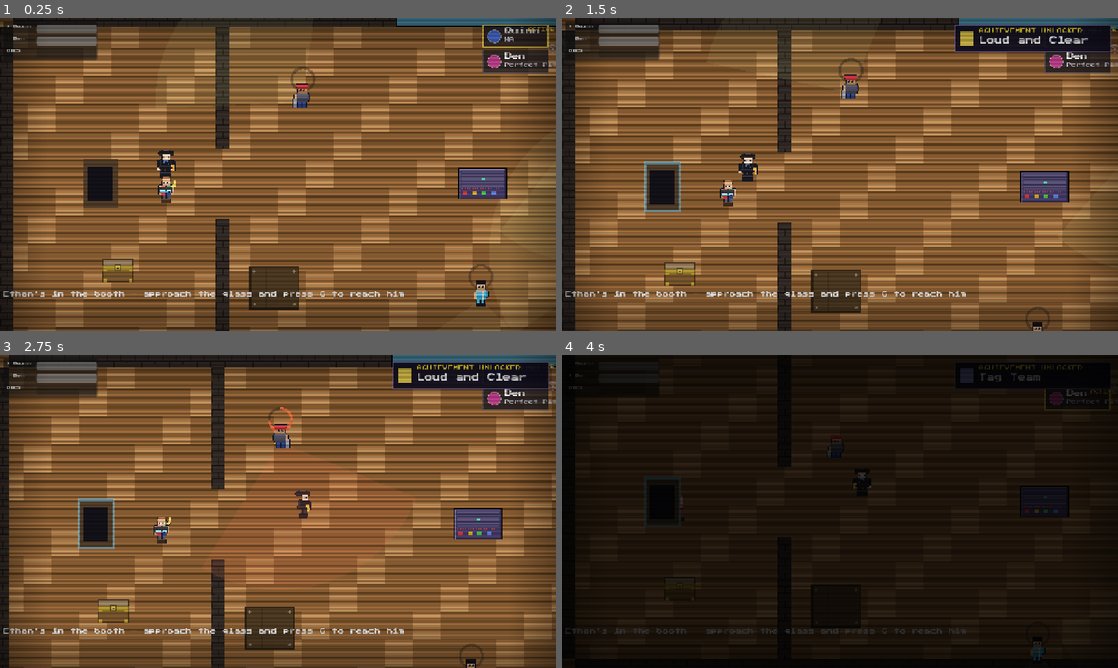
Above: before the commit, frames 1-4 (two rows, left to right).
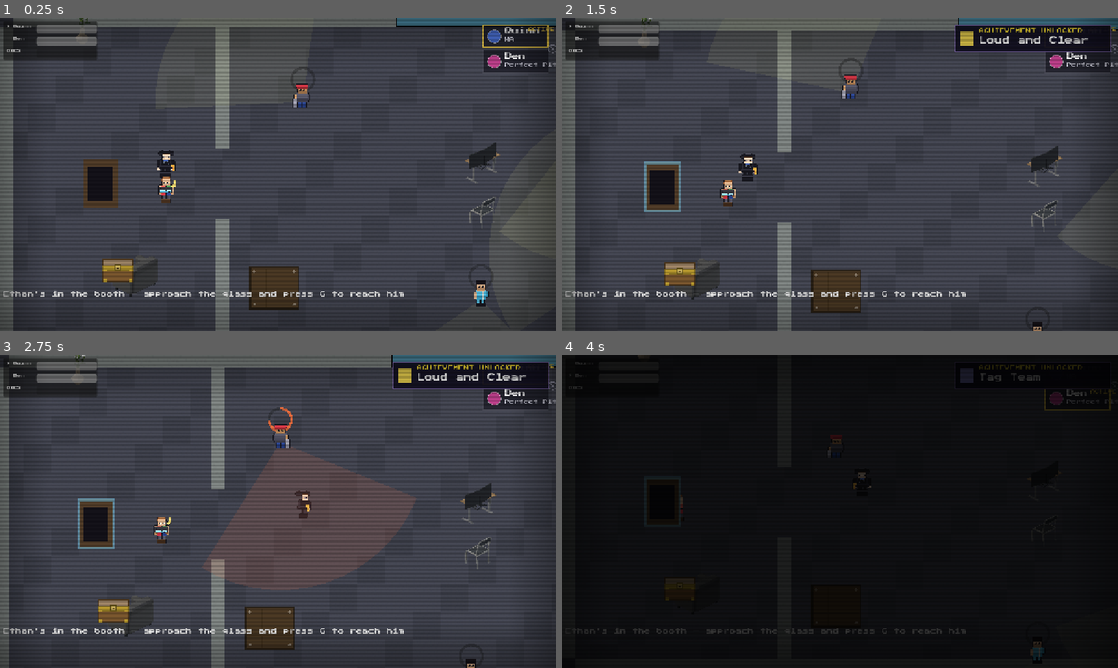
Above: after the commit, the same moments.

Repository: dougreichard/rpg_game
Game: Godot game, scene res://scenes/levels/RecordingStudio.tscn
Same seed, same stepped clock (60 frames per second), same inputs: the game is played once before the commit and once after it. This scene is started directly instead of the project's main scene.
Inputs (mouse positions are in pixels of both pictures, inside the frame that each line leads up to):
- Up to frame 1 (0.25 s): no input
- Up to frame 2 (1.5 s): tap G (special) at 0.5, 1.25 s; move the mouse to (962, 158) at 0.52 s; hold D (move_right) 0.53-1.25 s; hold F (attack) 0.53-1.25 s; click (962, 158) at 0.67 s; tap Enter (ui_accept) at 0.77 s; drag from (728, 190) to (851, 86) at 1.27 s
- Up to frame 3 (2.75 s): tap G (special) at 2 s; move the mouse to (333, 442) at 2.02 s; hold D (move_right) from 2.03 s (still down); tap V (dash) at 2.1 s
- Up to frame 4 (4 s): release D (move_right) at 2.75 s; tap G (special) at 2.75, 3.5 s; drag from (812, 574) to (890, 511) at 2.77 s; move the mouse to (1006, 558) at 3.52 s; hold A (move_left) from 3.53 s (still down); tap Tab (swap) at 3.6 s; tap Enter (ui_accept) at 3.77 s

The runs differ from the first frame. In frame 1, 92% of the frame differs, in the area x 0-100%, y 0-100%; in frame 2, 91%; in frame 3, 90%; in frame 4, 7.7%.

Commit message:
Recording Studio: Synty interior + Office furniture
Fifth Phase 3 level. Carpet floor + concrete walls; Office furniture
billboards (the desk+monitor is Ben's soundboard console, plus chair,
couch, server, plant). Glass booth door sealing Ethan kept as-is.

Co-Authored-By: Claude Opus 4.8 <noreply@anthropic.com>

Diff:
--- a/scripts/levels/recording_studio.gd
+++ b/scripts/levels/recording_studio.gd
@@ -7,8 +7,21 @@
 const FLOOR_ACCENT_COLOR: Color = Color(0.55, 0.40, 0.30)
 const FLOOR_COLS: int = 28
 const FLOOR_ROWS: int = 17
-const FLOOR_TILE_PLAIN: Vector2i = Vector2i(0, 2)
-const FLOOR_TILE_ACCENT: Vector2i = Vector2i(1, 2)
+const FLOOR_TILE_PLAIN: Vector2i = Vector2i(0, 0)
+const FLOOR_TILE_ACCENT: Vector2i = Vector2i(1, 0)
+# Synty 2.5D studio (see docs/synty_2_5d_art_plan.md): carpet floor + concrete
+# walls; Office furniture billboards. The Synty desk is Ben's soundboard console.
+const SYNTY_FLOOR: String = "res://assets/art/tiles/synty_floor_carpet.png"
+const SYNTY_WALL: String = "res://assets/art/tiles/synty_wall_concrete.png"
+const CONSOLE_BILLBOARD: String = "res://assets/art/synty/props/desk.png"
+# [name, x, y, on-screen height px] studio dressing.
+const STUDIO_PROPS: Array = [
+	["monitor", 580, 324, 32],
+	["chair", 580, 392, 38],
+	["couch", 180, 470, 48],
+	["server", 836, 180, 56],
+	["plant", 120, 180, 40],
+]
 const FLOOR_ACCENT_PERIOD: int = 4
 
 const GRUNT_SCENE: PackedScene = preload("res://scenes/enemies/Grunt.tscn")
@@ -152,7 +165,7 @@
 func _build_floor() -> void:
 	var tile_map := TileMap.new()
 	tile_map.name = "Floor"
-	tile_map.tile_set = PlaceholderArt.make_hb_tileset()
+	tile_map.tile_set = PlaceholderArt.make_synty_floor_tileset(SYNTY_FLOOR)
 	add_child(tile_map)
 	move_child(tile_map, 0)
 	tile_map.position = Vector2(CAMERA_LIMIT_LEFT, CAMERA_LIMIT_TOP)
@@ -168,21 +181,40 @@
 # is a sibling of $Walls, not a child, so it keeps its own bespoke glass-blue
 # texture instead of the generic brick pattern).
 func _build_walls() -> void:
-	var wall_color: Color = FLOOR_BASE_COLOR.darkened(0.35)
+	var wall_tex: Texture2D = PlaceholderArt.make_synty_wall_tile(SYNTY_WALL)
 	for wall in $Walls.get_children():
 		if not wall is StaticBody2D:
 			continue
 		var shape: CollisionShape2D = wall.get_node("CollisionShape2D")
 		var rect: RectangleShape2D = shape.shape
 		var sprite := Sprite2D.new()
-		sprite.texture = PlaceholderArt.make_wall_texture(wall_color, int(rect.size.x), int(rect.size.y))
+		sprite.texture = wall_tex
+		sprite.texture_repeat = CanvasItem.TEXTURE_REPEAT_ENABLED
+		sprite.region_enabled = true
+		sprite.region_rect = Rect2(0.0, 0.0, rect.size.x, rect.size.y)
 		wall.add_child(sprite)
+
+func _apply_synty_billboard(spr: Sprite2D, path: String, target_h: float) -> bool:
+	if not ResourceLoader.exists(path):
+		return false
+	var tex: Texture2D = load(path)
+	spr.texture = tex
+	spr.offset = Vector2(0.0, -tex.get_height() / 2.0)
+	spr.scale = Vector2.ONE * (target_h / float(tex.get_height()))
+	return true
 
 func _create_console() -> void:
 	_console_sprite = Sprite2D.new()
-	_console_sprite.texture = PlaceholderArt.make_console_texture(Color(0.28, 0.24, 0.42), 56, 36)
+	if not _apply_synty_billboard(_console_sprite, CONSOLE_BILLBOARD, 40.0):
+		_console_sprite.texture = PlaceholderArt.make_console_texture(Color(0.28, 0.24, 0.42), 56, 36)
 	_console_sprite.position = CONSOLE_POS
 	add_child(_console_sprite)
+	# Studio dressing (Office billboards).
+	for p: Array in STUDIO_PROPS:
+		var spr := Sprite2D.new()
+		if _apply_synty_billboard(spr, "res://assets/art/synty/props/%s.png" % p[0], float(p[3])):
+			spr.position = Vector2(float(p[1]), float(p[2]))
+			add_child(spr)
 
 # Grabs the .tscn-placed BoothDoor body's collider and dresses it with a
 # glass-blue bordered-rectangle texture  --  visually distinct from the wood-tone
Binary file added: assets/art/synty/props/chair.png
Not shown, added: assets/art/synty/props/chair.png.import
Binary file added: assets/art/synty/props/couch.png
Not shown, added: assets/art/synty/props/couch.png.import
Binary file added: assets/art/synty/props/desk.png
Not shown, added: assets/art/synty/props/desk.png.import
Binary file added: assets/art/synty/props/monitor.png
Not shown, added: assets/art/synty/props/monitor.png.import
Binary file added: assets/art/synty/props/plant.png
Not shown, added: assets/art/synty/props/plant.png.import
Binary file added: assets/art/synty/props/server.png
Not shown, added: assets/art/synty/props/server.png.import
(and 2 more such lines)
